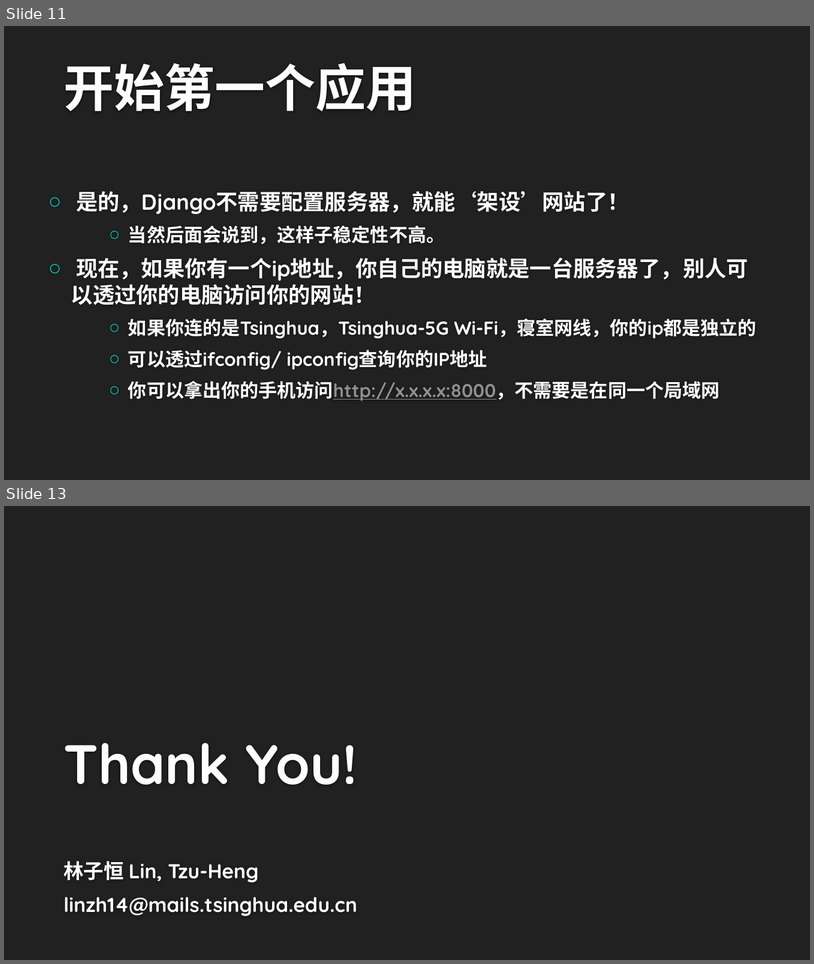
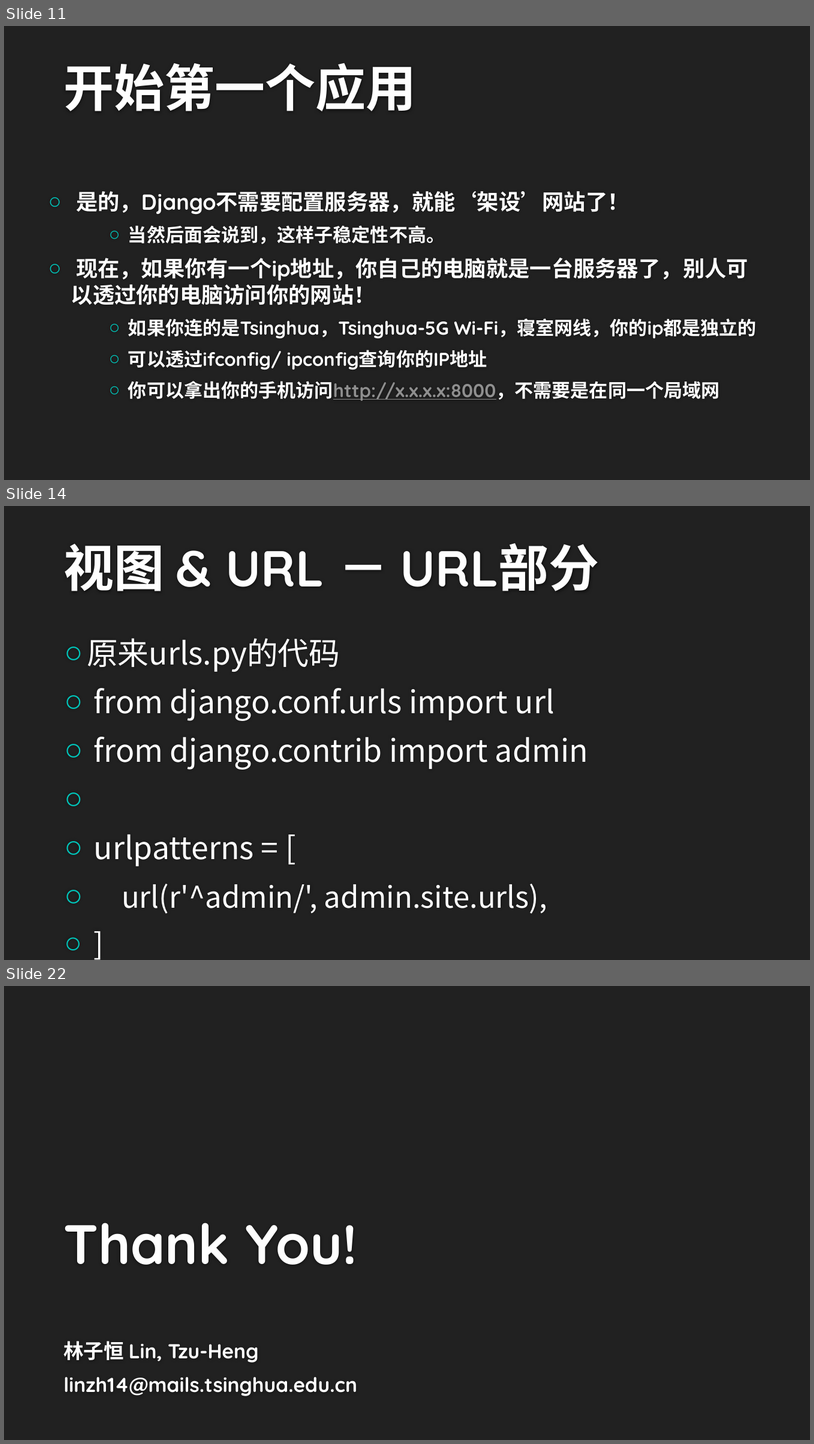
Before and after one commit to lzhbrian/Django-Lecture, a slide deck: 第一讲.pptx. Shown one above the other, each under a label of ours: slides 11 and 13 before the commit, slides 11, 14 and 22 after it; the slides between them are not shown. The pictures are 814x964 and 814x1444 pixels, drawn with LibreOffice and Linux fonts; fonts in the diff are those of the drawing; background and template pictures are left out. Boxes give left, top, right and bottom in pixels: in the first picture for what was removed or moved away, otherwise in the second. Text is boxed around its words. In the diff, an @@ line names an element or a change of style, - is before the commit and + after.

```diff
--- a/第一讲.pptx
+++ b/第一讲.pptx
@@ slide 14 added at (x1=4, y1=506, x2=810, y2=960), background #212121 @@
@@ title added at (x1=63, y1=543, x2=599, y2=591), 60 pt, text #FEFEFE, bold @@
+视图 & URL － URL部分
@@ text added at (x1=87, y1=638, x2=588, y2=913), 37 pt, text #FFFFFF @@
+○ 原来urls.py的代码
+○ from django.conf.urls import url
+○ from django.contrib import admin
+○ urlpatterns = [
+○ url(r'^admin/', admin.site.urls),
+○ ]
@@ what was slide 13 is now slide 22 @@
```
Also in this commit, not shown: 3 slides changed, 8 other slides added.
